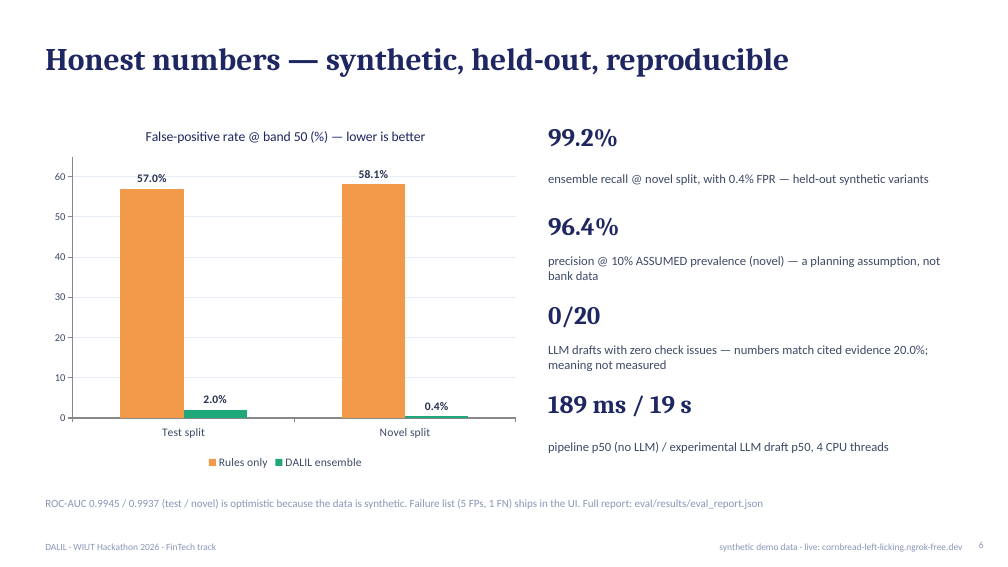
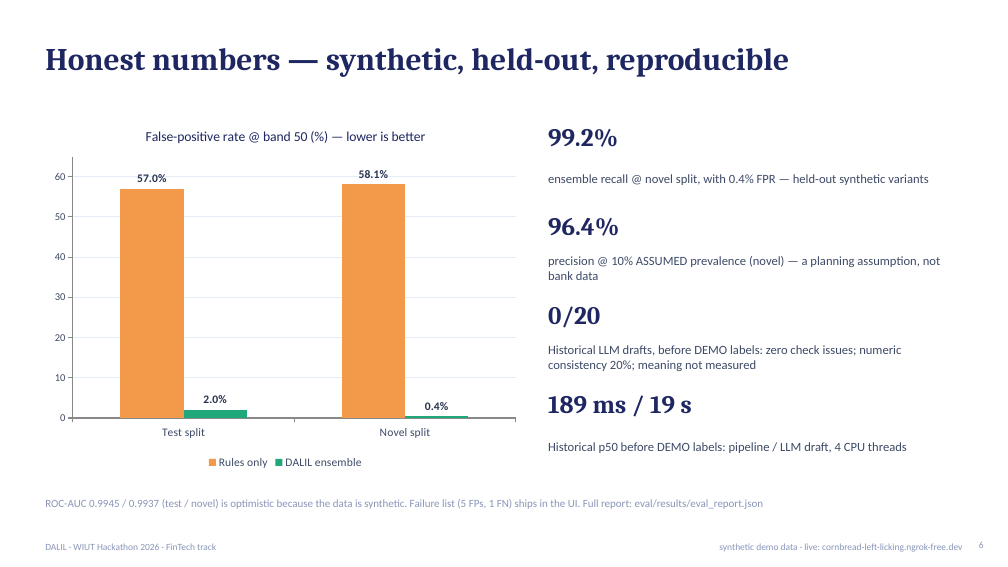
Before and after one commit to funstorm15/dalil, a slide deck: slide 6 of docs/submission/DALIL-FINAL.pptx. Drawn at 1008x567 pixels with LibreOffice and Linux fonts; fonts in the diff are those of the drawing. Boxes give left, top, right and bottom in pixels: in the first picture for what was removed or moved away, otherwise in the second. Text is boxed around its words. In the diff, an @@ line names an element or a change of style, - is before the commit and + after.

Commit message:
release: use explicit demo identities and refresh final materials

```diff
--- a/docs/submission/DALIL-FINAL.pptx
+++ b/docs/submission/DALIL-FINAL.pptx
@@ text at (548, 345, 901, 371): text changed @@
-LLM drafts with zero check issues — numbers match cited evidence 20.0%; meaning not measured
+Historical LLM drafts, before DEMO labels: zero check issues; numeric consistency 20%; meaning not measured
@@ text at (548, 442, 907, 453): text changed @@
-pipeline p50 (no LLM) / experimental LLM draft p50, 4 CPU threads
+Historical p50 before DEMO labels: pipeline / LLM draft, 4 CPU threads
```
Also in this commit, not shown: 2 other slides changed, 33 other files.
